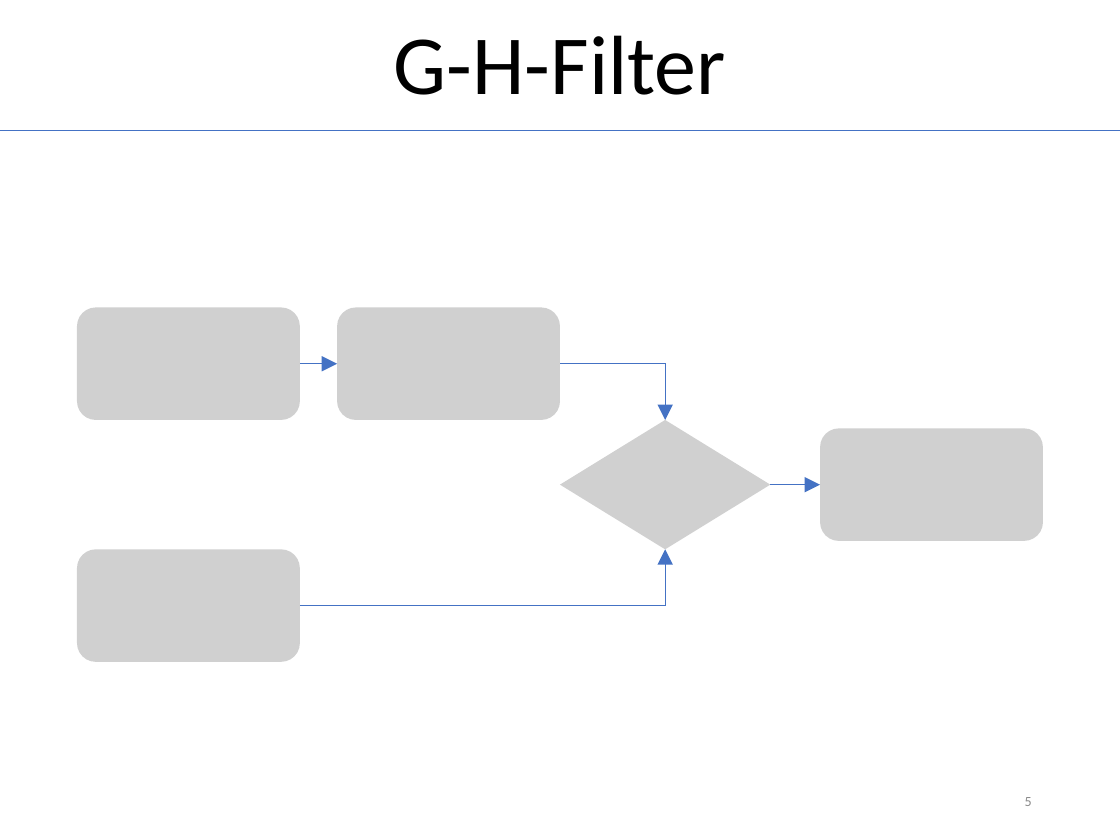
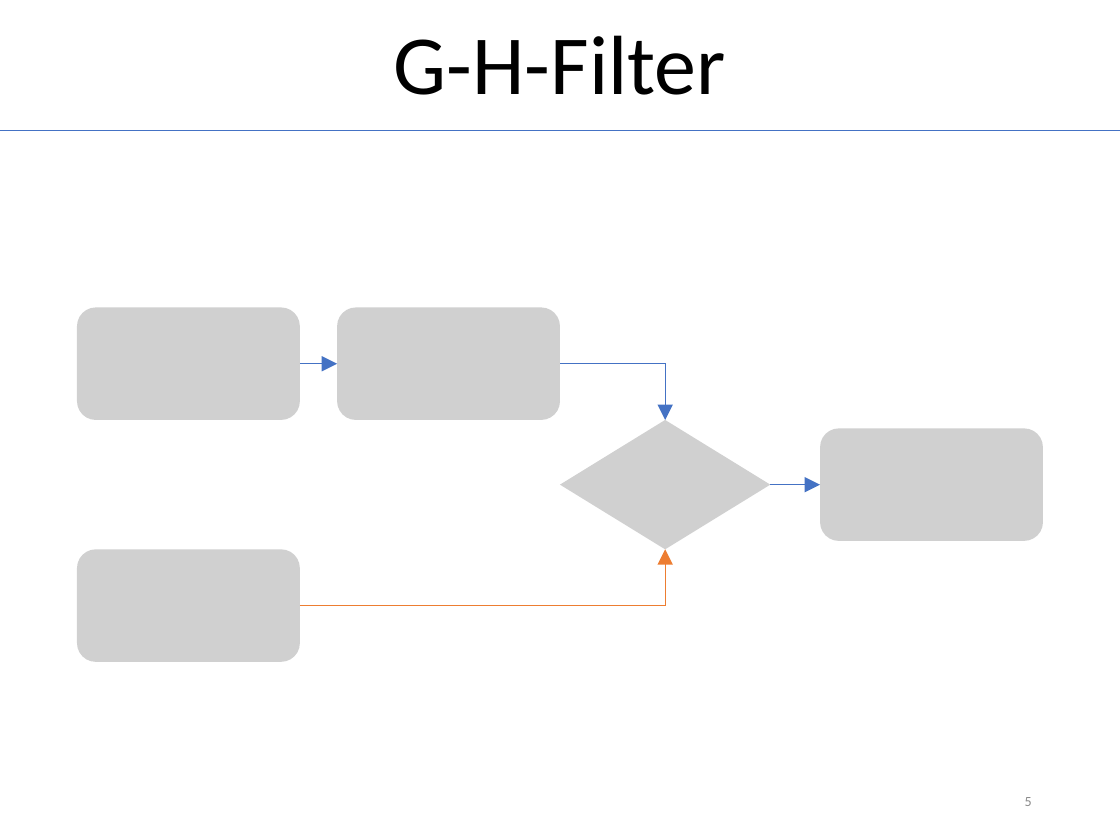
Before and after one commit to MichiHo/flocking, a slide deck: slide 5 of vortrag/ba_seminar_presentation.pptx. Drawn at 1120x840 pixels with LibreOffice and Linux fonts; fonts in the diff are those of the drawing; grey boxes stand for pictures. Boxes give left, top, right and bottom in pixels: in the first picture for what was removed or moved away, otherwise in the second. Text is boxed around its words. In the diff, an @@ line names an element or a change of style, - is before the commit and + after.

```diff
--- a/vortrag/ba_seminar_presentation.pptx
+++ b/vortrag/ba_seminar_presentation.pptx
@@ elbow arrow (300, 606) - (665, 550): stroke #4472C4 0.5 pt to #ED7D31 0.5 pt @@
```
Also in this commit, not shown: 5 other slides changed, 6 slides added, 11 other files.
